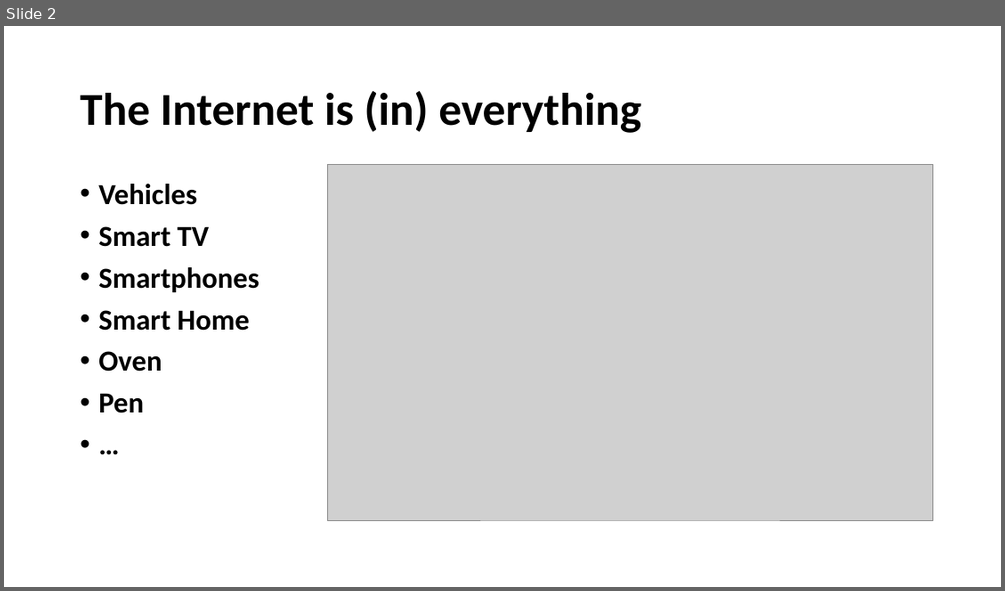
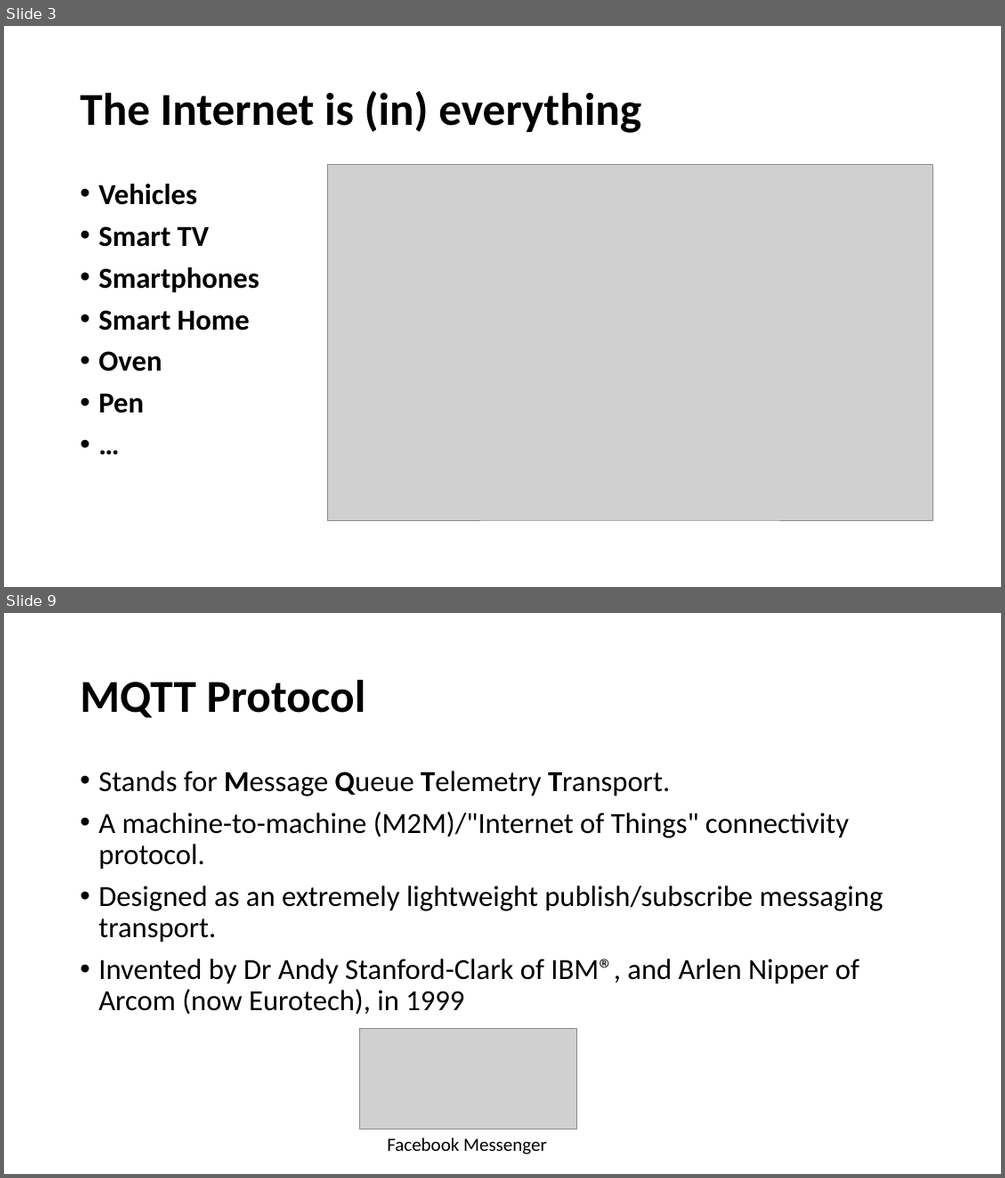
Before and after one commit to lephamtuyen/healthmonitoring, a slide deck: IBM_IoT.pptx. Shown one above the other, each under a label of ours: slide 2 before the commit, slides 3 and 9 after it; the slides between them are not shown. The pictures are 1005x591 and 1005x1178 pixels, drawn with LibreOffice and Linux fonts; fonts in the diff are those of the drawing; grey boxes stand for pictures. Boxes give left, top, right and bottom in pixels: in the first picture for what was removed or moved away, otherwise in the second. Text is boxed around its words. In the diff, an @@ line names an element or a change of style, - is before the commit and + after.

```diff
--- a/IBM_IoT.pptx
+++ b/IBM_IoT.pptx
@@ slide 9 added at [4,613,1001,1174], background #FFFFFF @@
@@ title added at [80,680,366,718], 44 pt, text #000000, bold @@
+MQTT Protocol
@@ text added at [98,771,883,1014], 28 pt, text #000000 @@
+• Stands for Message Queue Telemetry Transport.
+• A machine-to-machine (M2M)/"Internet of Things" connectivity protocol.
+• Designed as an extremely lightweight publish/subscribe messaging transport.
+• Invented by Dr Andy Stanford-Clark of IBM®, and Arlen Nipper of Arcom (now Eurotech), in 1999
@@ picture added at [359,1029,576,1130] @@
@@ text added at [387,1137,547,1154], 18 pt, text #000000 @@
+Facebook Messenger
@@ what was slide 2 is now slide 3 @@
```
Also in this commit, not shown: 7 slides changed, 9 other slides added, 5 slides removed.
